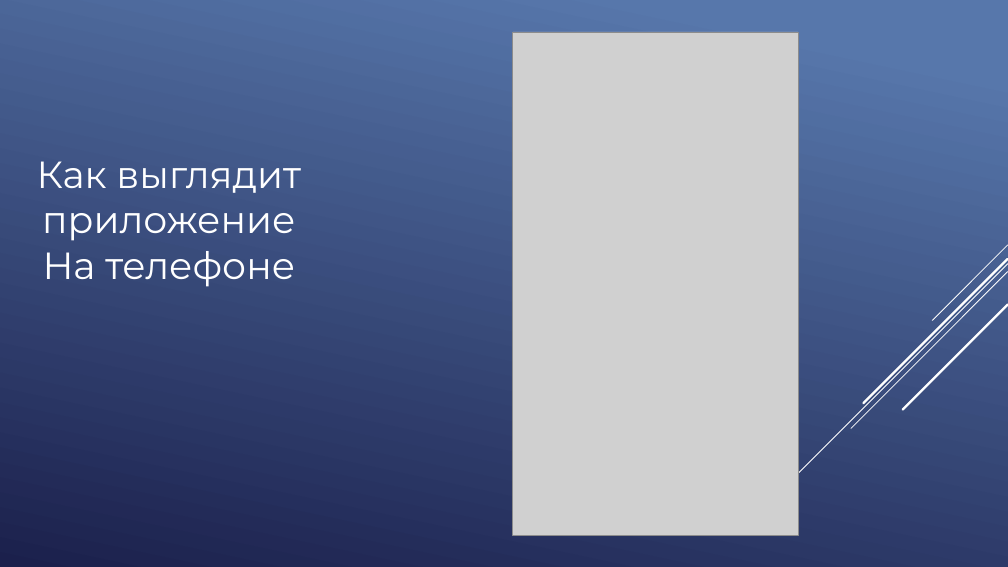
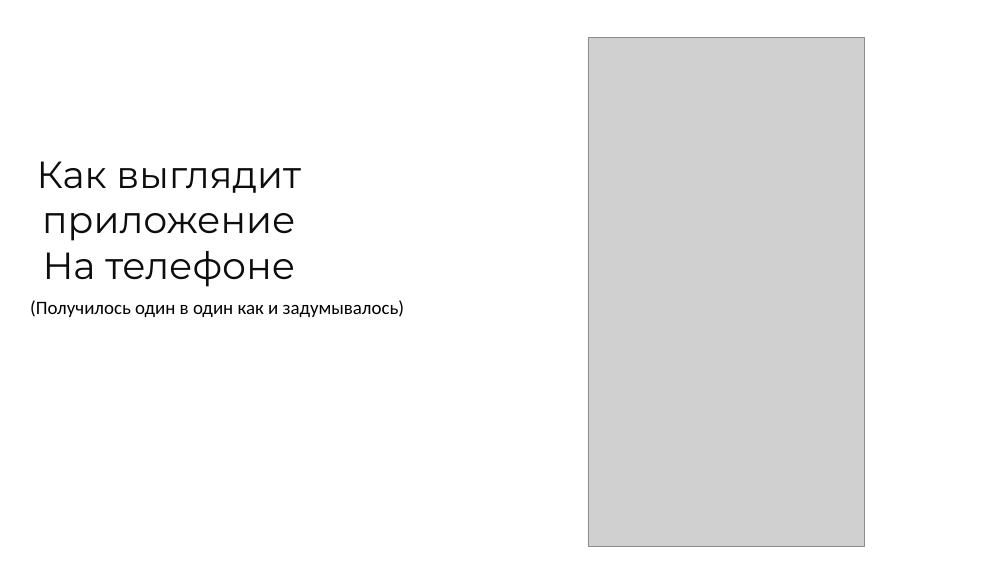
Before and after one commit to Taburet-Killer/Checkers, a slide deck: slide 7 of презентация_по_курсовому_проекту.pptx (slide 8 before the commit). Drawn at 1008x567 pixels with LibreOffice and Linux fonts; fonts in the diff are those of the drawing; grey boxes stand for pictures. Boxes give left, top, right and bottom in pixels: in the first picture for what was removed or moved away, otherwise in the second. Text is boxed around its words. In the diff, an @@ line names an element or a change of style, - is before the commit and + after.

```diff
--- a/презентация_по_курсовому_проекту.pptx
+++ b/презентация_по_курсовому_проекту.pptx
@@ background gradient #5877AB to #1C204D to #FFFFFF @@
@@ picture: place and size @@
-picture at [513, 32, 798, 535]
+picture at [588, 38, 864, 546]
@@ text "Как выглядит приложение На телефоне" at [37, 161, 301, 287]: text colour #FFFFFF to #0D0D0D @@
@@ text added at [30, 300, 405, 317], 18 pt, text #000000 @@
+(Получилось один в один как и задумывалось)
@@ group removed at [761, 245, 1008, 510]: 5 lines @@
```
Also in this commit, not shown: 3 other slides changed, 5 slides added, 5 slides removed.
